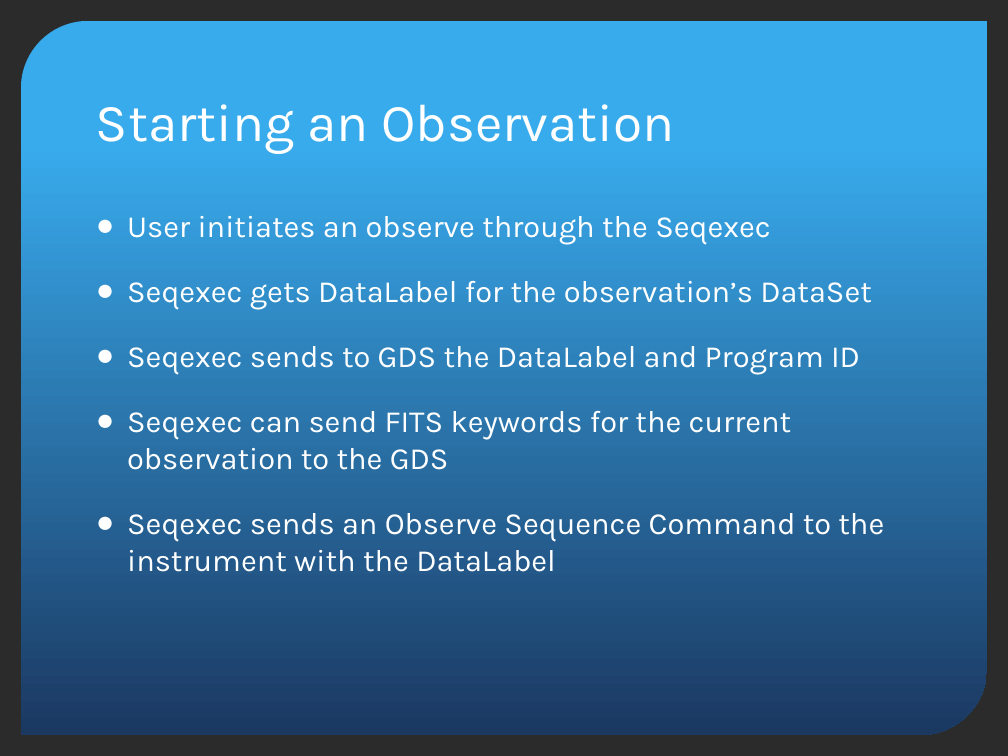
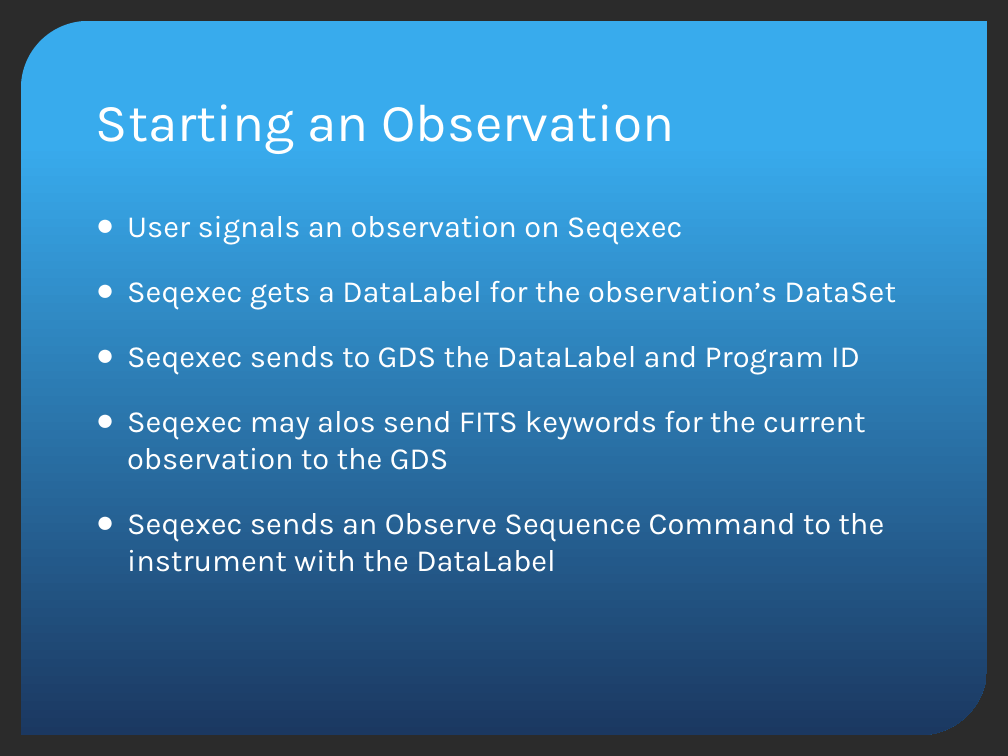
Before and after one commit to jluhrs/gmp, a slide deck: slide 8 of gds-api/src/main/doc/GDSDesignReview.pptx. Drawn at 1008x756 pixels with LibreOffice and Linux fonts; fonts in the diff are those of the drawing; background and template pictures are left out; a plain dark background stands for a picture behind light text. Boxes give left, top, right and bottom in pixels: in the first picture for what was removed or moved away, otherwise in the second. Text is boxed around its words. In the diff, an @@ line names an element or a change of style, - is before the commit and + after.

Commit message:
Fixed observation events table and general rewie

```diff
--- a/gds-api/src/main/doc/GDSDesignReview.pptx
+++ b/gds-api/src/main/doc/GDSDesignReview.pptx
@@ text at box(127, 216, 896, 310): text changed @@
-● User initiates an observe through the Seqexec
-● Seqexec gets DataLabel for the observation’s DataSet
+● User signals an observation on Seqexec
+● Seqexec gets a DataLabel for the observation’s DataSet
@@ text at box(127, 411, 866, 470): text changed @@
-● Seqexec can send FITS keywords for the current observation to the GDS
+● Seqexec may alos send FITS keywords for the current observation to the GDS
```
Also in this commit, not shown: 6 other slides changed, 4 slides added, 3 slides removed.
